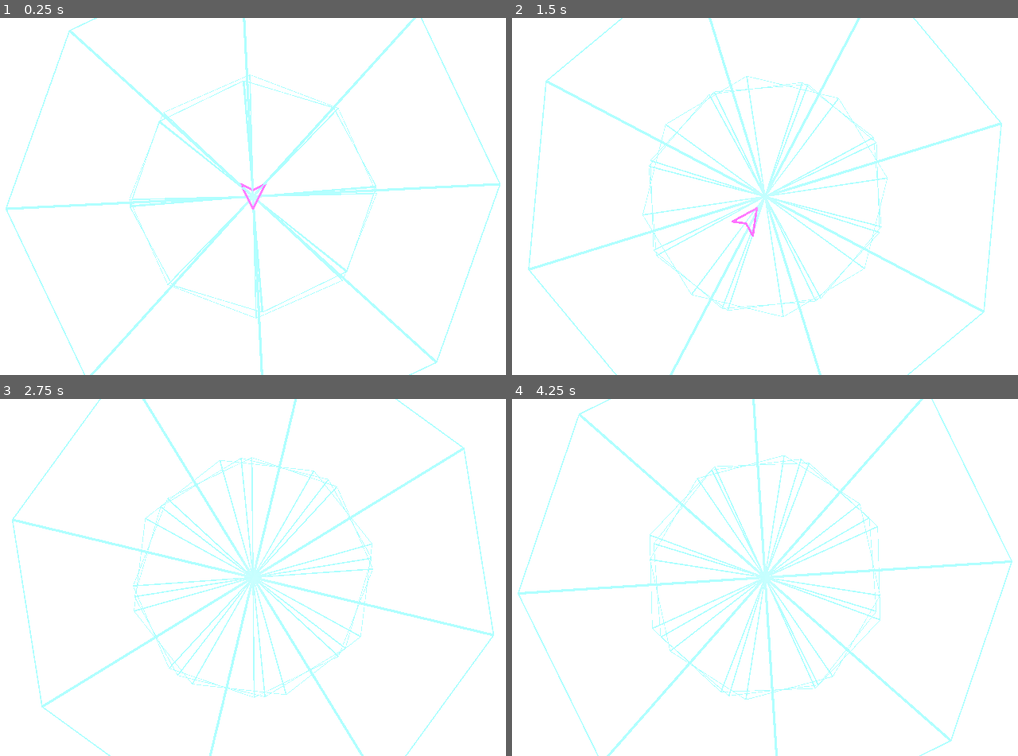
Above: before the commit, frames 1-4 (two rows, left to right).
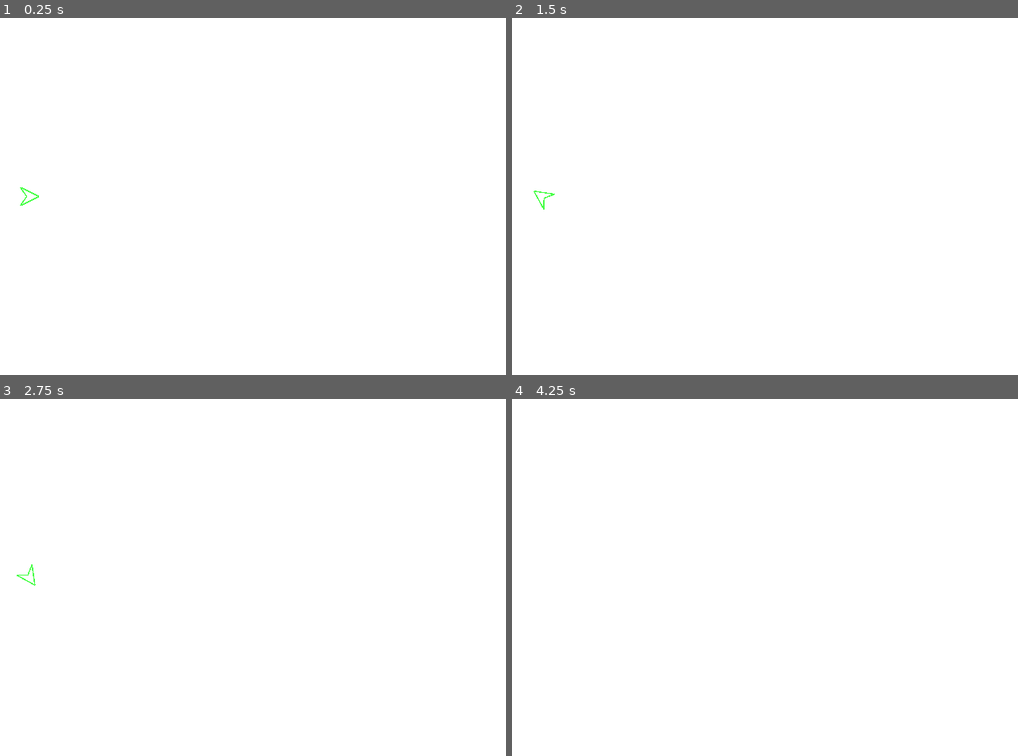
Above: after the commit, the same moments.

Repository: kmooney/vectorblaster
Game: Godot game, scene res://arena.tscn
The game is run twice, just before and just after one commit, with the same random seed, the same clock (stepped at 60 frames per second) and the same inputs.
Inputs:
- Up to frame 1 (0.25 s): no input
- Up to frame 2 (1.5 s): hold D (turn_right) 0.53-1.28 s; hold Space (fire) 0.53-1.28 s; hold S (brake) from 1.28 s (still down); tap Space (fire) at 1.35 s
- Up to frame 3 (2.75 s): release S (brake) at 2.03 s; hold D (turn_right) from 2.03 s (still down); hold Space (fire) from 2.03 s (still down)
- Up to frame 4 (4.25 s): release D (turn_right) at 2.78 s; release Space (fire) at 2.78 s; hold W (thrust) 2.78-3.53 s; tap Space (fire) at 2.85 s; hold A (turn_left) from 3.53 s (still down); hold Space (fire) from 3.53 s (still down)

The runs differ from the first frame. In frame 1, 4.6% of the frame differs, in the area x 1-99%, y 0-100%; in frame 2, 5.5%; in frame 3, 5.5%, in the area x 2-98%, y 0-100%; in frame 4, 5.5%.

Commit message:
add wall segments; make player collide

Diff:
--- a/arena.tscn
+++ b/arena.tscn
@@ -1,8 +1,9 @@
-[gd_scene load_steps=5 format=3 uid="uid://ckjde4rhfurue"]
+[gd_scene load_steps=6 format=3 uid="uid://ckjde4rhfurue"]
 
-[ext_resource type="Script" path="res://floor.gd" id="1_y3f0k"]
+[ext_resource type="Script" path="res://arena.gd" id="1_tlj2w"]
 [ext_resource type="Script" path="res://camera_3d.gd" id="2_12sb4"]
 [ext_resource type="PackedScene" uid="uid://c05ugo3gtpggi" path="res://player.tscn" id="3_2totg"]
+[ext_resource type="PackedScene" uid="uid://du1hknsfsmafh" path="res://wall_segment.tscn" id="4_jt7ak"]
 
 [sub_resource type="Environment" id="Environment_ybdft"]
 background_mode = 2
@@ -21,25 +22,7 @@
 
 [node name="Arena" type="Node3D"]
 transform = Transform3D(1, 0, 0, 0, 1, 0, 0, 0, 1, 0, -2.71838, 0)
-
-[node name="Floor" type="Node3D" parent="."]
-transform = Transform3D(2, 0, 0, 0, 2, 0, 0, 0, 2, 0, 0, 0)
-script = ExtResource("1_y3f0k")
-
-[node name="Floor2" type="Node3D" parent="."]
-transform = Transform3D(1, 0, 0, 0, 0.984808, -0.173648, 0, 0.173648, 0.984808, 0, 0, 0)
-script = ExtResource("1_y3f0k")
-rotation_factor = 0.1
-
-[node name="Floor3" type="Node3D" parent="."]
-transform = Transform3D(1, 0, 0, 0, 0.939693, -0.34202, 0, 0.34202, 0.939693, 0, 0, 0)
-script = ExtResource("1_y3f0k")
-rotation_factor = 0.333
-
-[node name="Floor4" type="Node3D" parent="."]
-transform = Transform3D(1, 0, 0, 0, 0.939693, -0.34202, 0, 0.34202, 0.939693, 0, 0, 0)
-script = ExtResource("1_y3f0k")
-rotation_factor = 0.3
+script = ExtResource("1_tlj2w")
 
 [node name="Camera3D" type="Camera3D" parent="."]
 transform = Transform3D(0.999994, -1.52582e-10, 0.00349063, -0.00349063, -4.37111e-08, 0.999994, 1.52265e-15, -1, -4.37114e-08, 0, 20, 0)
@@ -52,3 +35,11 @@
 light_energy = 3.667
 
 [node name="Player" parent="." instance=ExtResource("3_2totg")]
+transform = Transform3D(-4.37114e-08, 0, 1, 0, 1, 0, -1, 0, -4.37114e-08, -60, 0, 0)
+
+[node name="Arena Walls" type="Node3D" parent="."]
+
+[node name="Wall Segment" parent="Arena Walls" instance=ExtResource("4_jt7ak")]
+
+[node name="Wall Segment2" parent="Arena Walls" instance=ExtResource("4_jt7ak")]
+transform = Transform3D(4, 0, 0, 0, 4, 0, 0, 0, 4, 0, 0, -12.717)
--- a/camera_3d.gd
+++ b/camera_3d.gd
@@ -13,5 +13,4 @@
 	pass
 
 func _on_viewport_size_changed():
-	print("vpsc")
 	size = get_viewport().size.x / 20.0
--- a/player.gd
+++ b/player.gd
@@ -1,17 +1,21 @@
-extends MeshInstance3D
+extends CharacterBody3D
 
 var throttle: float = 10.0
 var thrust_power: float = 100.0
 var brake_power: float = 200.0
-var velocity: Vector3 = Vector3.ZERO
 var acc: float = 0.0
 var rotation_speed: float = 5.0
+var max_velocity = 100.0
+
+@export var color: Color = Color.RED
 
 @onready var weapon = $Weapon
+@onready var mesh_instance = $MeshInstance
 
 # Called when the node enters the scene tree for the first time.
 func _ready() -> void:
-	pass # Replace with function body.
+	if mesh_instance.material_override:
+		mesh_instance.material_override.set_shader_parameter("color", color)
 
 # Called every frame. 'delta' is the elapsed time since the previous frame.
 func _physics_process(delta: float) -> void:
@@ -24,14 +28,13 @@
 		thrust_input = thrust_power
 
 	if Input.is_action_pressed("brake"):
-		thrust_input = -brake_power
+		velocity = velocity * 0.9
 
 	if Input.is_action_pressed("fire"):
 		weapon.fire()
 
-	if thrust_input != 0:
-		velocity += transform.basis.z * thrust_input  * delta
+	velocity += transform.basis.z * thrust_input  * delta
+	velocity.limit_length(100.0)
 
-	position += velocity * delta
-
+	move_and_slide()
 	velocity = velocity.lerp(Vector3.ZERO, 0.001)
--- a/player.tscn
+++ b/player.tscn
@@ -4,22 +4,28 @@
 [ext_resource type="Script" path="res://player.gd" id="2_x0j3h"]
 [ext_resource type="PackedScene" uid="uid://j3cdduk7vjbo" path="res://weapons/basic_laser.tscn" id="3_f41yr"]
 
-[sub_resource type="ShaderMaterial" id="ShaderMaterial_abahr"]
+[sub_resource type="ShaderMaterial" id="ShaderMaterial_b0jay"]
 render_priority = 0
 shader = ExtResource("1_dnwdf")
-shader_parameter/lines = PackedVector4Array(2, -2, 0, -1, 0, -1, -2, -2, -2, -2, 0, 2, 0, 2, 2, -2)
+shader_parameter/lines = PackedVector4Array(0, 2.5, -2.5, -2.5, -2.5, -2.5, 0, -0.8, 0, -0.8, 2.5, -2.5, 2.5, -2.5, 0, 2.5)
 shader_parameter/line_count = 4
-shader_parameter/line_thickness = 0.171
-shader_parameter/color = Color(0.967624, 0.131109, 0.532622, 1)
+shader_parameter/line_thickness = 0.159
+shader_parameter/color = Color(0, 1, 0, 1)
 
-[sub_resource type="BoxMesh" id="BoxMesh_eu57p"]
+[sub_resource type="BoxMesh" id="BoxMesh_idnpo"]
+material = SubResource("ShaderMaterial_b0jay")
 size = Vector3(5.1, 0.5, 5.1)
 
-[node name="Player" type="MeshInstance3D"]
+[node name="Player" type="CharacterBody3D"]
 transform = Transform3D(1, 0, 0, 0, 1, 0, 0, 0, 1, 0, 0.0619762, 0)
-material_override = SubResource("ShaderMaterial_abahr")
-mesh = SubResource("BoxMesh_eu57p")
 script = ExtResource("2_x0j3h")
 
 [node name="Weapon" parent="." instance=ExtResource("3_f41yr")]
 transform = Transform3D(1, 0, 0, 0, 1, 0, 0, 0, 1, -0.00382566, 0.244991, 2.10702)
+
+[node name="CollisionPolygon3D" type="CollisionPolygon3D" parent="."]
+transform = Transform3D(1, 0, 0, 0, -4.37114e-08, -1, 0, 1, -4.37114e-08, 0, 0, 0)
+polygon = PackedVector2Array(0, 2.5, -2.5, -2.5, 0, -0.8, 2.5, -2.5, 0, 2.5)
+
+[node name="MeshInstance" type="MeshInstance3D" parent="."]
+mesh = SubResource("BoxMesh_idnpo")
--- a/project.godot
+++ b/project.godot
@@ -10,35 +10,53 @@
 
 [application]
 
-config/name="vectorblaster"
+config/name="Vector Blaster"
 run/main_scene="res://arena.tscn"
 config/features=PackedStringArray("4.3", "Forward Plus")
+boot_splash/bg_color=Color(0.225084, 0.0876297, 0.138229, 1)
+boot_splash/show_image=false
 config/icon="res://icon.svg"
+
+[display]
+
+window/size/viewport_width=1920
+window/size/viewport_height=1080
+window/size/mode=3
+window/size/borderless=true
 
 [input]
 
 turn_left={
-"deadzone": 0.5,
+"deadzone": 0.25,
 "events": [Object(InputEventKey,"resource_local_to_scene":false,"resource_name":"","device":0,"window_id":0,"alt_presse …(189 unchanged characters)…
+, Object(InputEventJoypadMotion,"resource_local_to_scene":false,"resource_name":"","device":-1,"axis":0,"axis_value":-1.0,"script":null)
 ]
 }
 turn_right={
-"deadzone": 0.5,
+"deadzone": 0.25,
 "events": [Object(InputEventKey,"resource_local_to_scene":false,"resource_name":"","device":-1,"window_id":0,"alt_press …(192 unchanged characters)…
+, Object(InputEventJoypadMotion,"resource_local_to_scene":false,"resource_name":"","device":-1,"axis":0,"axis_value":1.0,"script":null)
 ]
 }
 thrust={
-"deadzone": 0.5,
+"deadzone": 0.25,
 "events": [Object(InputEventKey,"resource_local_to_scene":false,"resource_name":"","device":-1,"window_id":0,"alt_press …(192 unchanged characters)…
+, Object(InputEventJoypadMotion,"resource_local_to_scene":false,"resource_name":"","device":-1,"axis":5,"axis_value":1.0,"script":null)
 ]
 }
 brake={
-"deadzone": 0.5,
+"deadzone": 0.25,
 "events": [Object(InputEventKey,"resource_local_to_scene":false,"resource_name":"","device":-1,"window_id":0,"alt_press …(192 unchanged characters)…
+, Object(InputEventJoypadButton,"resource_local_to_scene":false,"resource_name":"","device":-1,"button_index":2,"pressure":0.0,"pressed":false,"script":null)
 ]
 }
 fire={
-"deadzone": 0.5,
+"deadzone": 0.26,
 "events": [Object(InputEventKey,"resource_local_to_scene":false,"resource_name":"","device":-1,"window_id":0,"alt_press …(191 unchanged characters)…
+, Object(InputEventJoypadButton,"resource_local_to_scene":false,"resource_name":"","device":-1,"button_index":0,"pressure":0.0,"pressed":false,"script":null)
 ]
 }
+test={
+"deadzone": 0.5,
+"events": []
+}
--- a/weapons/laser_projectile.gd
+++ b/weapons/laser_projectile.gd
@@ -22,4 +22,4 @@
 
 # Called every frame. 'delta' is the elapsed time since the previous frame.
 func _process(delta: float) -> void:
-	mesh.size.z += delta
+	mesh.size.z += delta * 10.0
